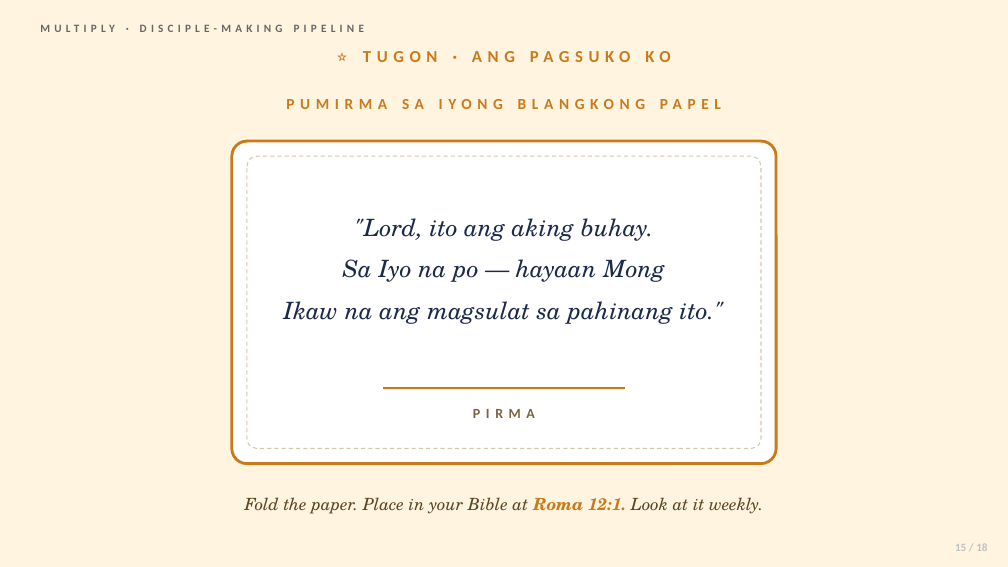
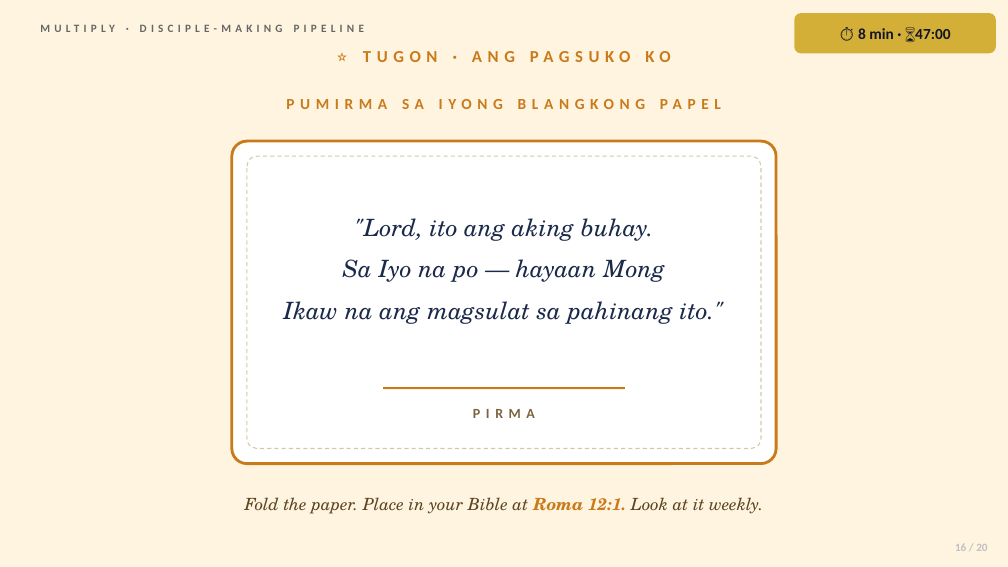
Before and after one commit to gejable1/multiply, a slide deck: slide 16 of lessons/btli101_xrw5fg/btli1_l3_slides.pptx (slide 15 before the commit). Drawn at 1008x567 pixels with LibreOffice and Linux fonts; fonts in the diff are those of the drawing. Boxes give left, top, right and bottom in pixels: in the first picture for what was removed or moved away, otherwise in the second. Text is boxed around its words. In the diff, an @@ line names an element or a change of style, - is before the commit and + after.

```diff
--- a/lessons/btli101_xrw5fg/btli1_l3_slides.pptx
+++ b/lessons/btli101_xrw5fg/btli1_l3_slides.pptx
@@ rounded rectangle added at (794, 13, 996, 53), fill #D4AF37, 11 pt, text #141628, bold @@
+⏱ 8 min · ⌛47:00
```
Also in this commit, not shown: 17 other slides changed, 2 slides added.
